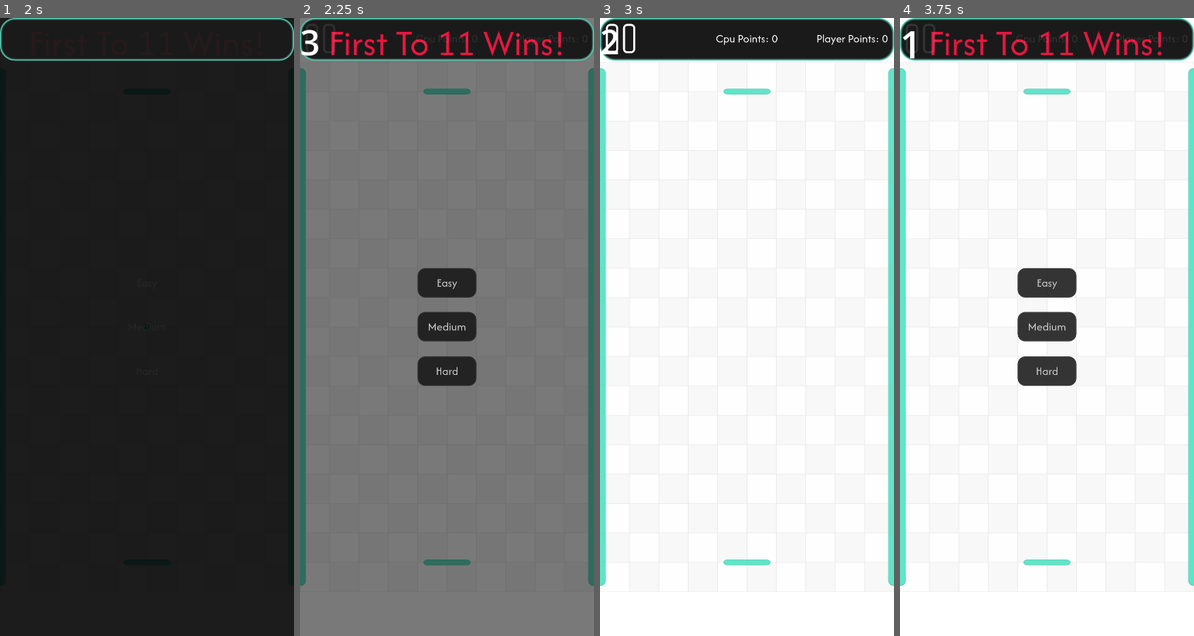
Above: before the commit, frames 1-4 (left to right).
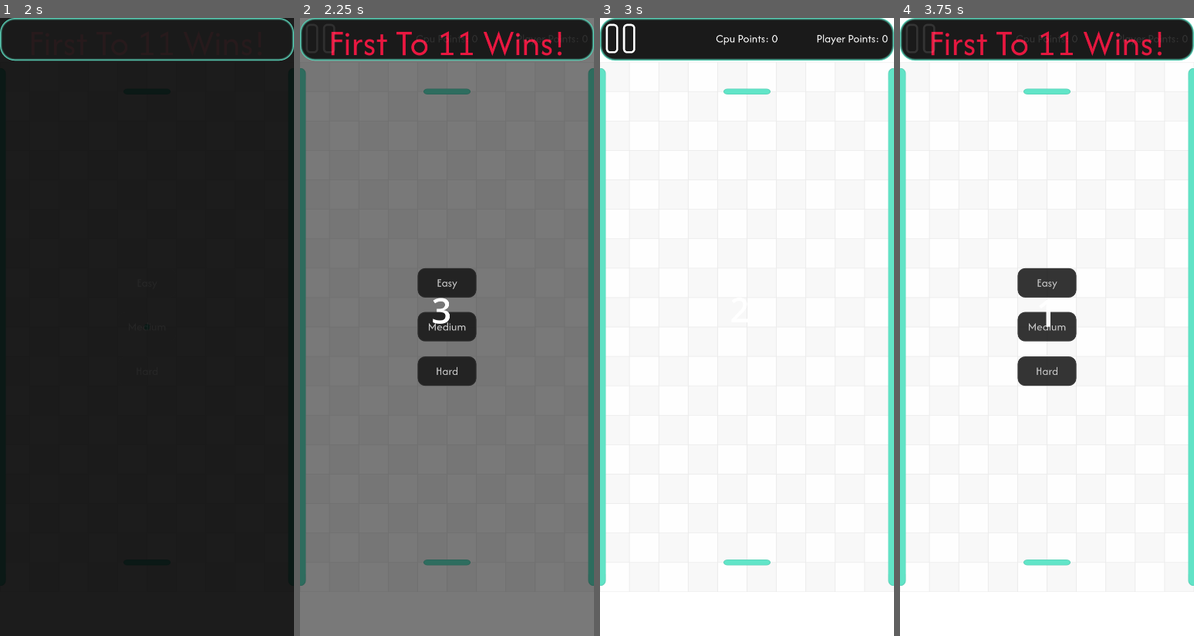
Above: after the commit, the same moments.

Repository: Muneeb1195/paddle-up
Game: Godot game, scene res://Scenes/Main_Menu_UI/main_menu_ui.tscn
Same seed, same stepped clock (60 frames per second), same inputs: the game is played once before the commit and once after it.
Inputs (mouse positions are in pixels of both pictures, inside the frame that each line leads up to):
- Up to frame 1 (2 s): click (147, 413) at 0.5 s; click (91, 271) at 1.25 s
- Up to frame 2 (2.25 s): click "Easy" at 2 s
- Up to frame 3 (3 s): move the mouse to (811, 296) at 2.77 s; press the mouse at (811, 296) at 2.78 s
- Up to frame 4 (3.75 s): release the mouse at (1111, 296) at 3.5 s; tap Enter at 3.5 s; drag from (988, 357) to (1047, 48) at 3.52 s

Frame 1 is identical in both runs. In frame 2, 0.2% of the frame differs, in the area x 0-51%, y 1-50%; in frame 3, less than 0.1%; in frame 4, 0.1%.

Commit message:
fix: replace anchor presets with absolute positioning for CanvasLayer children
Controls parented to CanvasLayer don't have a Control ancestor for
anchor calculations, causing rally counter, speed indicator, countdown,
and toast to not display. Fixed by using position/size instead.

Diff:
--- a/Scripts/bb_modern_in_game_ui.gd
+++ b/Scripts/bb_modern_in_game_ui.gd
@@ -59,11 +59,8 @@
 	toast.text = text
 	toast.horizontal_alignment = HORIZONTAL_ALIGNMENT_CENTER
 	toast.vertical_alignment = VERTICAL_ALIGNMENT_CENTER
-	toast.anchors_preset = Control.PRESET_CENTER_BOTTOM
-	toast.offset_bottom = -200
-	toast.offset_top = -260
-	toast.offset_left = -200
-	toast.offset_right = 200
+	toast.position = Vector2(300, 1800)
+	toast.size = Vector2(400, 60)
 	toast.modulate.a = 0.0
 	toast.add_theme_font_size_override("font_size", 36)
 	add_child(toast)
--- a/Scripts/pong_in_game_ui.gd
+++ b/Scripts/pong_in_game_ui.gd
@@ -31,11 +31,8 @@
 	_rally_label.horizontal_alignment = HORIZONTAL_ALIGNMENT_CENTER
 	_rally_label.add_theme_font_size_override("font_size", 32)
 	_rally_label.modulate.a = 0.0
-	_rally_label.anchors_preset = Control.PRESET_CENTER_TOP
-	_rally_label.offset_top = 50
-	_rally_label.offset_bottom = 90
-	_rally_label.offset_left = -200
-	_rally_label.offset_right = 200
+	_rally_label.position = Vector2(300, 50)
+	_rally_label.size = Vector2(400, 40)
 	add_child(_rally_label)
 
 func _create_speed_ui() -> void:
@@ -44,11 +41,8 @@
 	_speed_label.horizontal_alignment = HORIZONTAL_ALIGNMENT_CENTER
 	_speed_label.add_theme_font_size_override("font_size", 24)
 	_speed_label.modulate.a = 0.0
-	_speed_label.anchors_preset = Control.PRESET_CENTER_TOP
-	_speed_label.offset_top = 90
-	_speed_label.offset_bottom = 120
-	_speed_label.offset_left = -200
-	_speed_label.offset_right = 200
+	_speed_label.position = Vector2(300, 90)
+	_speed_label.size = Vector2(400, 30)
 	add_child(_speed_label)
 
 func _create_countdown_label() -> void:
@@ -57,7 +51,8 @@
 	_countdown_label.horizontal_alignment = HORIZONTAL_ALIGNMENT_CENTER
 	_countdown_label.vertical_alignment = VERTICAL_ALIGNMENT_CENTER
 	_countdown_label.add_theme_font_size_override("font_size", 128)
-	_countdown_label.anchors_preset = Control.PRESET_FULL_RECT
+	_countdown_label.position = Vector2(250, 900)
+	_countdown_label.size = Vector2(500, 200)
 	add_child(_countdown_label)
 
 func _start_game() -> void:
